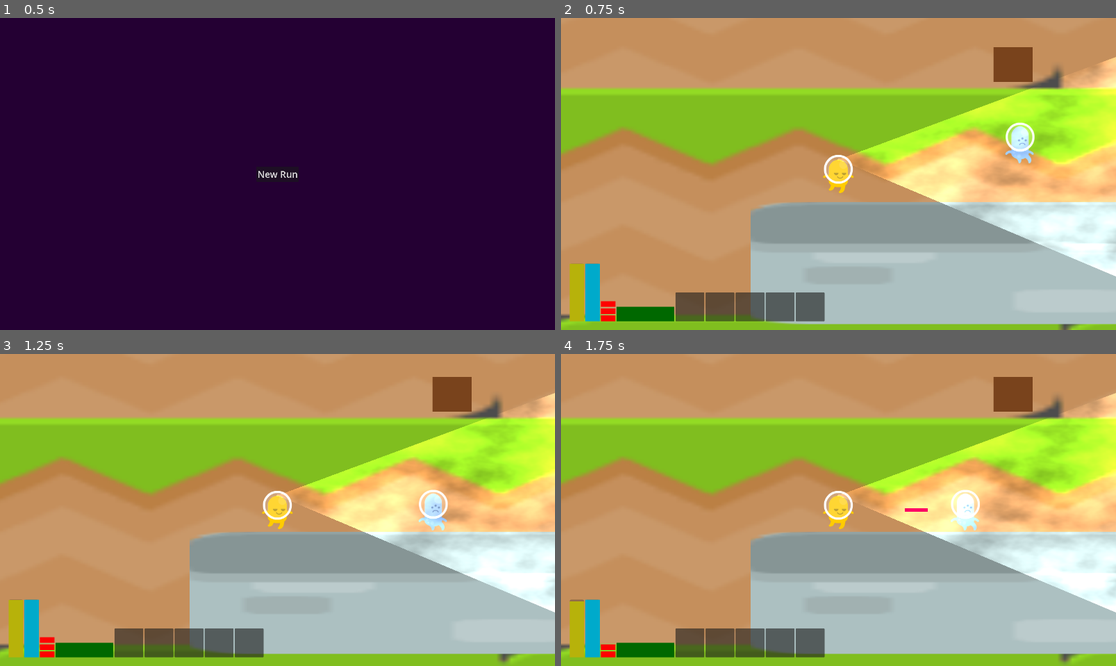
Above: before the commit, frames 1-4 (two rows, left to right).
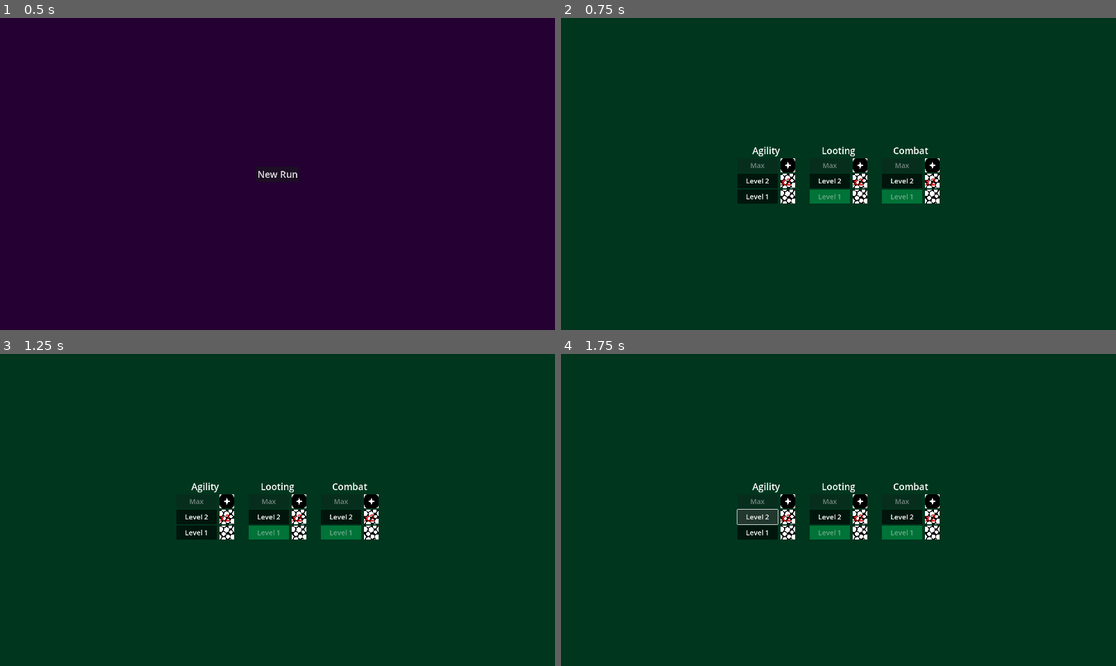
Above: after the commit, the same moments.

Repository: super-Colin/godot-rogue-halls
Game: Godot game, scene res://game.tscn
Same seed, same stepped clock (60 frames per second), same inputs: the game is played once before the commit and once after it.
Inputs (mouse positions are in pixels of both pictures, inside the frame that each line leads up to):
- Up to frame 1 (0.5 s): no input
- Up to frame 2 (0.75 s): click "New Run" at 0.5 s
- Up to frame 3 (1.25 s): no input
- Up to frame 4 (1.75 s): click (755, 516) at 1.25 s, where only the run after the commit has a clickable "Level 2"

Frame 1 is identical in both runs. In frame 2, 100% of the frame differs, in the area x 0-100%, y 0-100%; in frame 3, 100%; in frame 4, 100%.

Commit message:
skill tree branch starting to come together

Diff:
--- a/game.gd
+++ b/game.gd
@@ -11,16 +11,19 @@
 	Globals.exitLevel.connect(showShipMenu)
 
 
-
 func showShipMenu():
 	%MainMenu.visible = false
+	%ShipMenu.setupUpgradeTree()
 	%ShipMenu.visible = true
 	Globals.playerInLevel = false
+
 
 func startNewRun():
 	print("game - starting new run")
 	%MainMenu.visible = false
-	generateLevel()
+	#generateLevel()
+	showShipMenu()
+
 
 func generateLevel():
 	for c in %Level.get_children():
--- a/inventory_manager.gd
+++ b/inventory_manager.gd
@@ -1,9 +1,27 @@
 extends Node
 
 
-var shipInventory = {}
+var shipInventory = {
+	Inventory.items.fuel:1,
+	Inventory.items.scrap:3,
+}
+
+
+func canShipAffordCost(costDict)->bool:
+	for item in costDict:
+		if not shipInventory.has(item):
+			return false
+		if costDict[item] > shipInventory[item]:
+			return false
+	print("inv - can afford: ", costDict)
+	return true
+
+func payCostFromShipInventory(costDict):
+	for item in costDict:
+		shipInventory[item] -= costDict[item]
+
 var playerInventory = {}
-
+var itemsInPlayerInventory = 0
 
 enum items {fuel, scrap, core}
 
@@ -21,14 +39,20 @@
 
 
 signal playerInventoryUpdated
+signal shipInventoryUpdated
 
 
 func addItemsToPlayerInventory(items:Dictionary):
 	for key in items.keys():
+		if itemsInPlayerInventory >= Stats.inventorySlots:
+			print("inventory - full, returning")
+			return
 		if playerInventory.has(key):
 			playerInventory[key] += items[key]
+			itemsInPlayerInventory + 1
 		else:
 			playerInventory[key] = items[key]
+			itemsInPlayerInventory + 1
 	playerInventoryUpdated.emit()
 
 
--- a/player.gd
+++ b/player.gd
@@ -48,10 +48,6 @@
 ## Determains the minumum jump heighet a player can reach if they barely tap the jump button (and variable_jump_height is true)
 @export var minimum_jump_height := -100
 
-@export_group("Jump Trojectory")
-## Maximum amount of points used to visualize player's jump trojectory (WiP)
-@export var max_trojectory_ponints := 100
-
 
 @onready var jump_velocity : float = (2.0 * jump_height) / jump_time_to_peak * -1
 @onready var jump_gravity : float = (-2.0 * jump_height) / (jump_time_to_peak * jump_time_to_peak) * -1
@@ -59,25 +55,6 @@
 
 
 var dead = false
-
-#var laserChargesMax = 3.0
-#var laserCharges = 3.0
-#var laserGenerationEnergyEfficiency = 1.0 # lower is better
-#var laserGenerationRate = 0.2 # higher is better
-#var laserRegenerationOn = true
-#
-#var energyMax = 30.0
-#var energy = 30.0
-#var energyGeneration = 0.0
-#
-#var oxygenMax = 30.0
-#var oxygen = 30.0
-#var oxygenGenerationEnergyEfficiency = 1.0 # lower is better
-#var oxygenGenerationRate = 2.0 # higher is better
-#
-#var suitCondition = 100.0
-
-
 var currentInteractionObject:Node
 
 
@@ -99,11 +76,11 @@
 
 func _ready():
 	Globals.playerRef = $'.'
-	Globals.s_playerReady.emit()
 	%PickupRange.area_entered.connect(checkForPromptUpdate.bind(true))
 	%PickupRange.area_exited.connect(checkForPromptUpdate.bind(false))
 	%PickupRange.body_entered.connect(checkForPromptUpdate.bind(true))
 	%PickupRange.body_exited.connect(checkForPromptUpdate.bind(false))
+	Globals.s_playerReady.emit()
 	#coyote_timer.wait_time = coyote_timer_value
 	#jump_buffer_timer.wait_time = jump_buffer_timer_value
 
--- a/player_stats.gd
+++ b/player_stats.gd
@@ -1,7 +1,29 @@
 extends Node
 
 
+var baseStats={
+	laserChargesMax : 3.0,
+	#laserCharges : 3.0,
+	laserGenerationEnergyEfficiency : 1.0, # lower is better
+	laserGenerationRate : 0.2, # higher is better
+	#laserRegenerationOn : true,
 
+	energyMax : 30.0,
+	#energy : 30.0,
+	energyGeneration : 0.0,
+
+	oxygenMax : 30.0,
+	#oxygen : 30.0,
+	oxygenGenerationEnergyEfficiency : 1.0, # lower is better
+	oxygenGenerationRate : 2.0, # higher is better
+
+	#suitConditionMax : 100.0,
+	#suitCondition : 100.0,
+	inventorySlots : 3,
+}
+func resetStats():
+	for key in baseStats.keys():
+		$'.'[key] = baseStats[key]
 
 
 var laserChargesMax = 3.0
@@ -19,4 +41,44 @@
 var oxygenGenerationEnergyEfficiency = 1.0 # lower is better
 var oxygenGenerationRate = 2.0 # higher is better
 
+var suitConditionMax = 100.0
 var suitCondition = 100.0
+
+var inventorySlots = 3
+
+## RPG style skills, level with exp
+#var speed = 3.0
+#var strength = 3.0
+#var shooting = 3.0
+
+
+
+enum trees {agility, looting, combat}
+
+var upgrades = {
+	"agility":{
+		"1":{
+			"cost":{Inventory.items.scrap:1},
+			"stats":{},
+			"bought":false # Reset this on new run
+		},
+		"2":{
+			"cost":{Inventory.items.scrap:2},
+			"stats":{},
+			"bought":false
+		},
+		"3":{
+			"cost":{Inventory.items.core:1},
+			"stats":{},
+			"bought":false
+		},
+	},
+	"looting":{},
+	"combat":{},
+}
+
+
+
+
+func boughtUpgrade(branch, tier):
+	upgrades[branch][tier]["bought"] = true
--- /dev/null
+++ b/ship_menu.gd
@@ -0,0 +1,68 @@
+extends Control
+
+
+
+
+
+
+func _ready() -> void:
+	pass
+
+
+
+func setupUpgradeTree():
+	for skill in Stats.trees:
+		print("ship menu - skill: ", skill, ", upgrades: ", Stats.upgrades[skill])
+		setupSkillBranch(skill)
+		#if skill == Stats.trees.agility:
+			#
+
+
+
+func setupSkillBranch(skillBranch):
+	var parentNode
+	#if skillBranch == Stats.trees.agility:
+	if skillBranch == "agility":
+		print("is agility tree")
+		parentNode = %AgilityTree
+	else:
+		return
+	var highestTierBought = 0
+	for tier in Stats.upgrades[skillBranch]:
+		print("ship menu - tier: ", tier, ", cost: ", Stats.upgrades[skillBranch][tier]["cost"])
+		if Stats.upgrades[skillBranch][tier]["bought"]:
+			parentNode.get_node("Level"+ str(tier) +"/Button").disabled = true
+			highestTierBought = tier
+			continue
+		var canAfford = Inventory.canShipAffordCost(Stats.upgrades[skillBranch][tier]["cost"])
+		#if canAfford and not b
+		if canAfford:
+			parentNode.get_node("Level"+ str(tier) +"/Button").disabled = false
+			parentNode.get_node("Level"+ str(tier) +"/Button").pressed.connect(buySkillUpgrade.bind(skillBranch, tier))
+		else:
+			parentNode.get_node("Level"+ str(tier) +"/Button").disabled = true
+
+func buySkillUpgrade(branch, tier):
+	print("ship - bought upgrade: ", branch, ": ", tier)
+	Inventory.payCostFromShipInventory(Stats.upgrades[branch][tier]["cost"])
+	Stats.boughtUpgrade(branch, tier)
+
+
+
+func setupNavigationTree():
+	pass
+
+# Utilities.generateMapSeed..??
+
+
+
+
+
+
+
+
+
+
+
+
+#
--- a/ship_menu.tscn
+++ b/ship_menu.tscn
@@ -1,7 +1,11 @@
-[gd_scene load_steps=4 format=3 uid="uid://biqkmwcv0bmkf"]
+[gd_scene load_steps=6 format=3 uid="uid://biqkmwcv0bmkf"]
 
 [ext_resource type="Texture2D" uid="uid://dhc406tshlctc" path="res://pattern_46.png" id="1_fwr7s"]
+[ext_resource type="Script" uid="uid://3qpnrua142sa" path="res://ship_menu.gd" id="1_xiitf"]
 [ext_resource type="Texture2D" uid="uid://b6fxttte02rd2" path="res://pattern_37.png" id="2_xiitf"]
+
+[sub_resource type="StyleBoxFlat" id="StyleBoxFlat_xiitf"]
+bg_color = Color(0.585065, 0.260884, 0.246856, 1)
 
 [sub_resource type="StyleBoxFlat" id="StyleBoxFlat_abdte"]
 bg_color = Color(7.21961e-07, 0.449836, 0.218889, 1)
@@ -12,6 +16,7 @@
 anchor_bottom = 1.0
 grow_horizontal = 2
 grow_vertical = 2
+script = ExtResource("1_xiitf")
 
 [node name="ColorRect" type="ColorRect" parent="."]
 layout_mode = 2
@@ -40,6 +45,7 @@
 theme_override_constants/separation = 50
 
 [node name="AgilityTree" type="VBoxContainer" parent="SkillTrees"]
+unique_name_in_owner = true
 layout_mode = 2
 size_flags_horizontal = 4
 size_flags_vertical = 4
@@ -51,11 +57,11 @@
 text = "Agility"
 horizontal_alignment = 1
 
-[node name="HBoxContainer3" type="HBoxContainer" parent="SkillTrees/AgilityTree"]
-layout_mode = 2
-theme_override_constants/separation = 10
-
-[node name="Level3" type="Button" parent="SkillTrees/AgilityTree/HBoxContainer3"]
+[node name="Level3" type="HBoxContainer" parent="SkillTrees/AgilityTree"]
+layout_mode = 2
+theme_override_constants/separation = 10
+
+[node name="Button" type="Button" parent="SkillTrees/AgilityTree/Level3"]
 layout_mode = 2
 size_flags_horizontal = 3
 theme_override_font_sizes/font_size = 24
@@ -64,17 +70,17 @@
 button_pressed = true
 text = "Max"
 
-[node name="TextureRect" type="TextureRect" parent="SkillTrees/AgilityTree/HBoxContainer3"]
+[node name="TextureRect" type="TextureRect" parent="SkillTrees/AgilityTree/Level3"]
 custom_minimum_size = Vector2(50, 50)
 layout_mode = 2
 texture = ExtResource("1_fwr7s")
 expand_mode = 2
 
-[node name="HBoxContainer2" type="HBoxContainer" parent="SkillTrees/AgilityTree"]
-layout_mode = 2
-theme_override_constants/separation = 10
-
-[node name="Level2" type="Button" parent="SkillTrees/AgilityTree/HBoxContainer2"]
+[node name="Level2" type="HBoxContainer" parent="SkillTrees/AgilityTree"]
+layout_mode = 2
+theme_override_constants/separation = 10
+
+[node name="Button" type="Button" parent="SkillTrees/AgilityTree/Level2"]
 layout_mode = 2
 size_flags_horizontal = 3
 theme_override_font_sizes/font_size = 24
@@ -83,13 +89,13 @@
 button_pressed = true
 text = "Level 2"
 
-[node name="TextureRect" type="TextureRect" parent="SkillTrees/AgilityTree/HBoxContainer2"]
-custom_minimum_size = Vector2(50, 50)
-layout_mode = 2
-texture = ExtResource("2_xiitf")
-expand_mode = 2
-
-[node name="Label" type="Label" parent="SkillTrees/AgilityTree/HBoxContainer2/TextureRect"]
+[node name="TextureRect" type="TextureRect" parent="SkillTrees/AgilityTree/Level2"]
+custom_minimum_size = Vector2(50, 50)
+layout_mode = 2
+texture = ExtResource("2_xiitf")
+expand_mode = 2
+
+[node name="Label" type="Label" parent="SkillTrees/AgilityTree/Level2/TextureRect"]
 layout_mode = 1
 anchors_preset = 2
 anchor_top = 1.0
@@ -102,19 +108,21 @@
 text = "x2"
 vertical_alignment = 2
 
-[node name="HBoxContainer1" type="HBoxContainer" parent="SkillTrees/AgilityTree"]
-layout_mode = 2
-theme_override_constants/separation = 10
-
-[node name="Level1" type="Button" parent="SkillTrees/AgilityTree/HBoxContainer1"]
-layout_mode = 2
-size_flags_horizontal = 3
-theme_override_font_sizes/font_size = 24
+[node name="Level1" type="HBoxContainer" parent="SkillTrees/AgilityTree"]
+layout_mode = 2
+theme_override_constants/separation = 10
+
+[node name="Button" type="Button" parent="SkillTrees/AgilityTree/Level1"]
+layout_mode = 2
+size_flags_horizontal = 3
+theme_override_font_sizes/font_size = 24
+theme_override_styles/disabled = SubResource("StyleBoxFlat_xiitf")
+disabled = true
 toggle_mode = true
 button_pressed = true
 text = "Level 1"
 
-[node name="TextureRect" type="TextureRect" parent="SkillTrees/AgilityTree/HBoxContainer1"]
+[node name="TextureRect" type="TextureRect" parent="SkillTrees/AgilityTree/Level1"]
 custom_minimum_size = Vector2(50, 50)
 layout_mode = 2
 texture = ExtResource("2_xiitf")
Not shown, added: ship_menu.gd.uid
